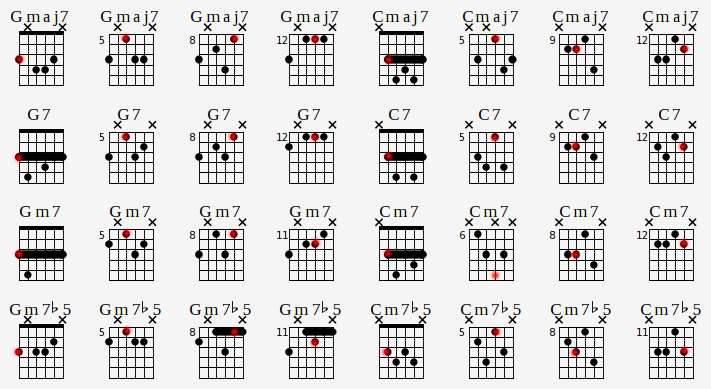
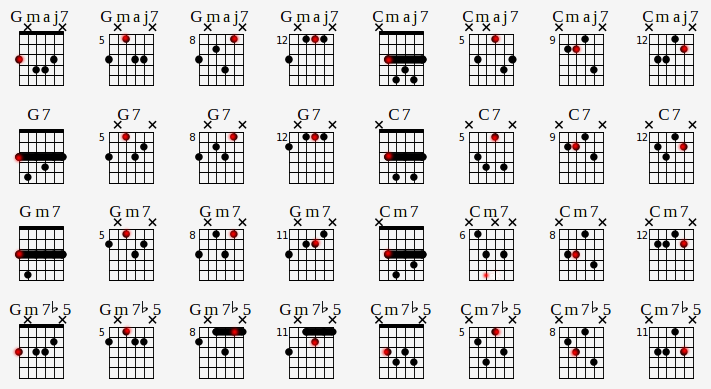
Comparing the layer stacks of the two 711 x 389 images. Changes:
painted on "inversiones-cuatriadas.png" over [481,270,502,281]
